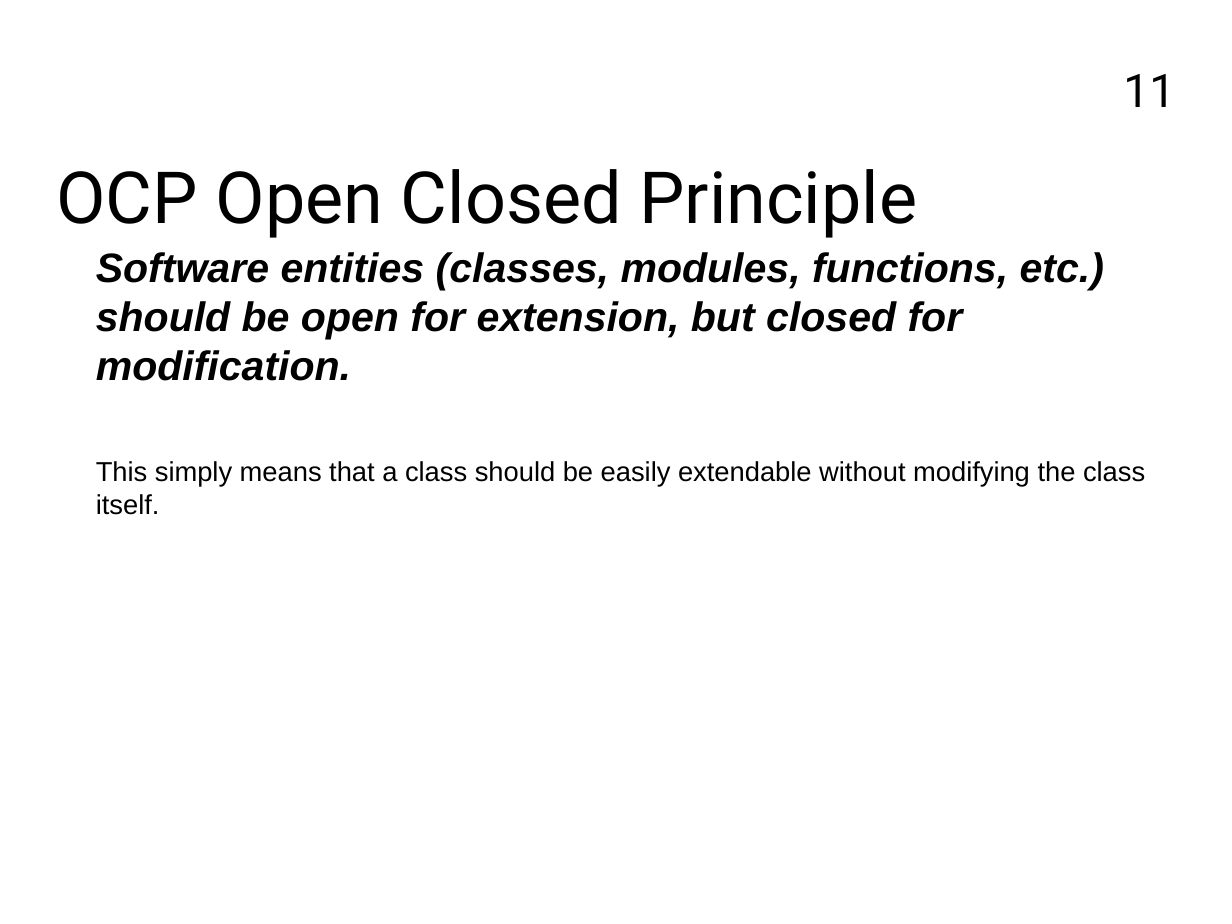
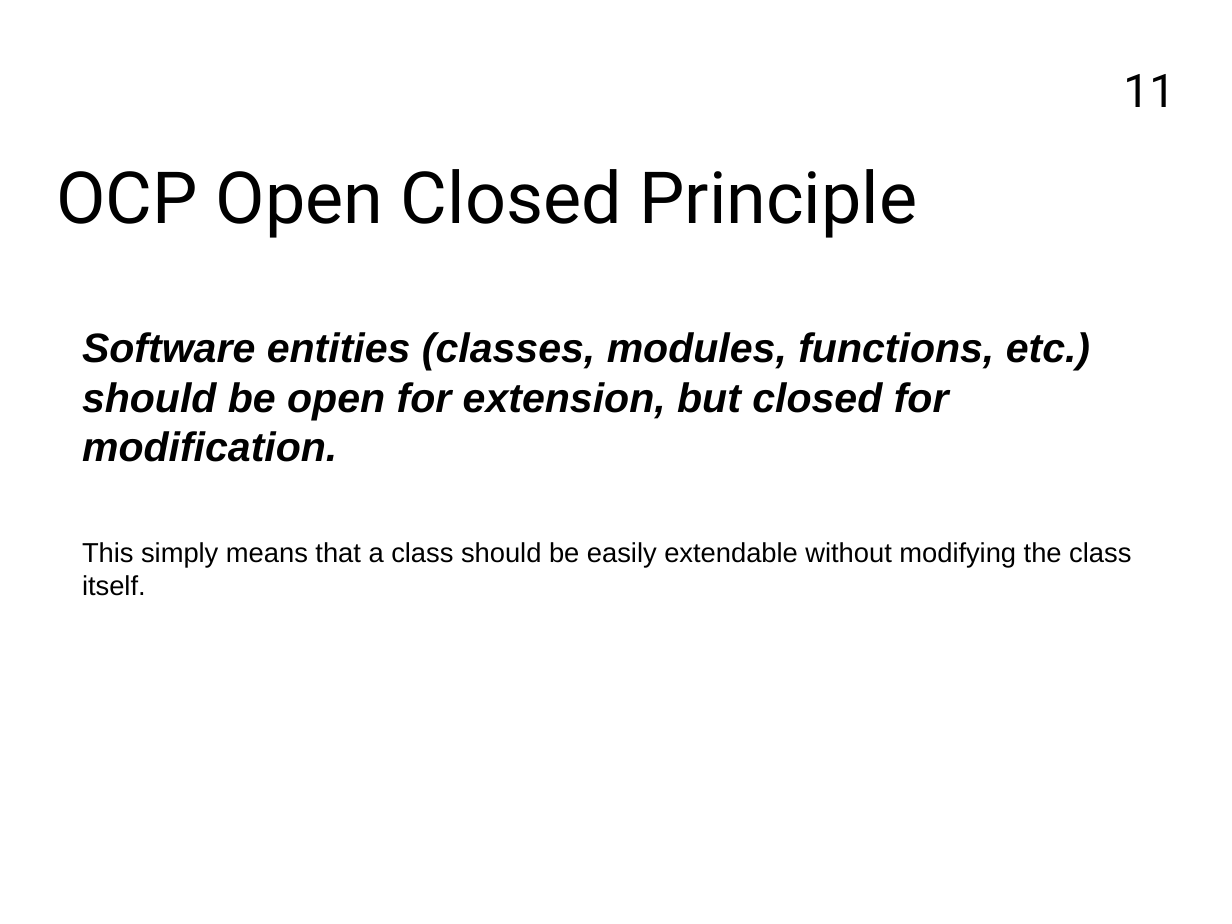
Before and after one commit to FrancoMelandri/SOLID, a slide deck: slide 11 of docs/solid.pptx. Drawn at 1232x924 pixels with LibreOffice and Linux fonts; fonts in the diff are those of the drawing. Boxes give left, top, right and bottom in pixels: in the first picture for what was removed or moved away, otherwise in the second. Text is boxed around its words. In the diff, an @@ line names an element or a change of style, - is before the commit and + after.

```diff
--- a/docs/solid.pptx
+++ b/docs/solid.pptx
@@ text "Software entities (classes, modules, functions, ..." moved from (x1=96, y1=252, x2=1145, y2=515) to (x1=82, y1=332, x2=1131, y2=596) @@
```
Also in this commit, not shown: 9 other slides changed, 5 slides added.
